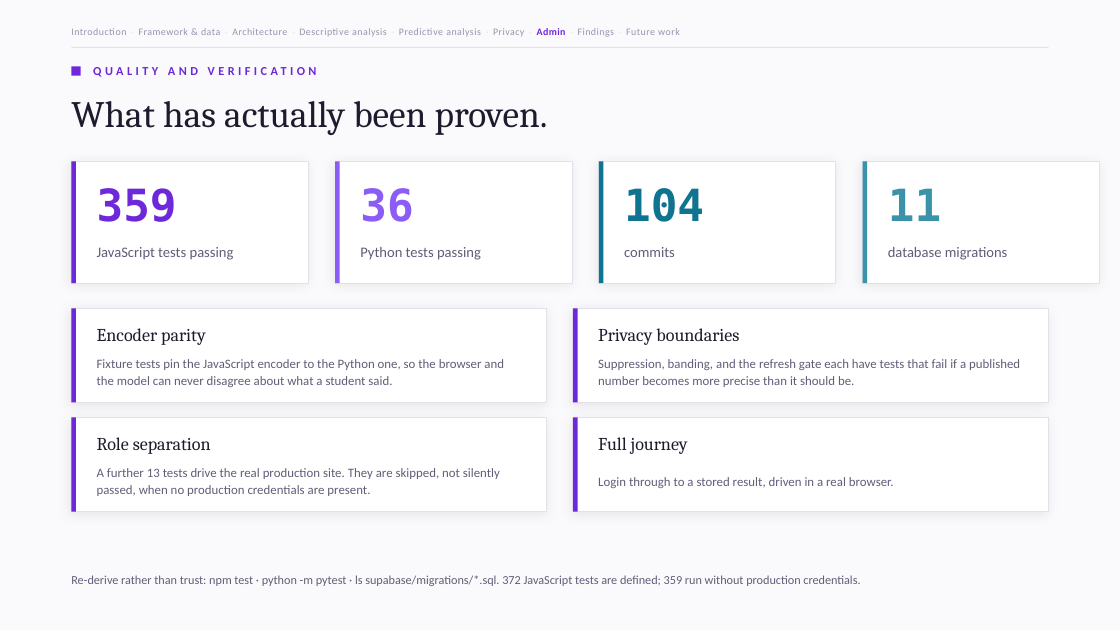
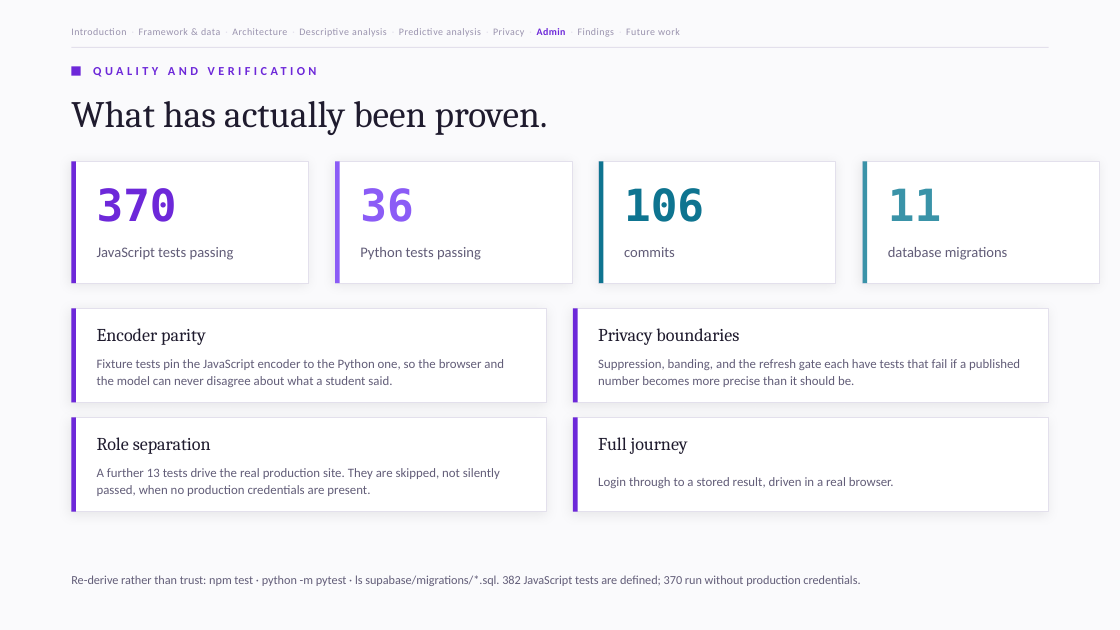
Before and after one commit to Zieszx/arah, a slide deck: slide 17 of ARAH-System-Overview.pptx. Drawn at 1120x630 pixels with LibreOffice and Linux fonts; fonts in the diff are those of the drawing. Boxes give left, top, right and bottom in pixels: in the first picture for what was removed or moved away, otherwise in the second. Text is boxed around its words. In the diff, an @@ line names an element or a change of style, - is before the commit and + after.

```diff
--- a/ARAH-System-Overview.pptx
+++ b/ARAH-System-Overview.pptx
@@ text at <box>97,188,177,222</box>: text changed @@
-359
+370
@@ text at <box>624,188,704,222</box>: text changed @@
-104
+106
@@ text at <box>71,575,860,586</box>: text changed @@
-Re-derive rather than trust: npm test · python -m pytest · ls supabase/migrations/*.sql. 372 JavaScript tests are defined; 359 run without production credentials.
+Re-derive rather than trust: npm test · python -m pytest · ls supabase/migrations/*.sql. 382 JavaScript tests are defined; 370 run without production credentials.
```
Also in this commit, not shown: 1 other slide changed, 1 other file.
